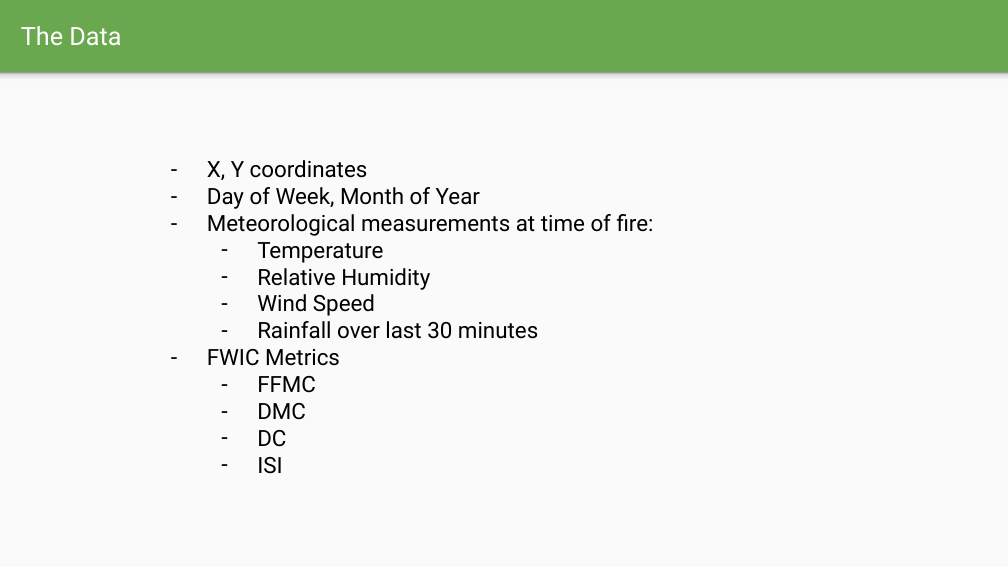
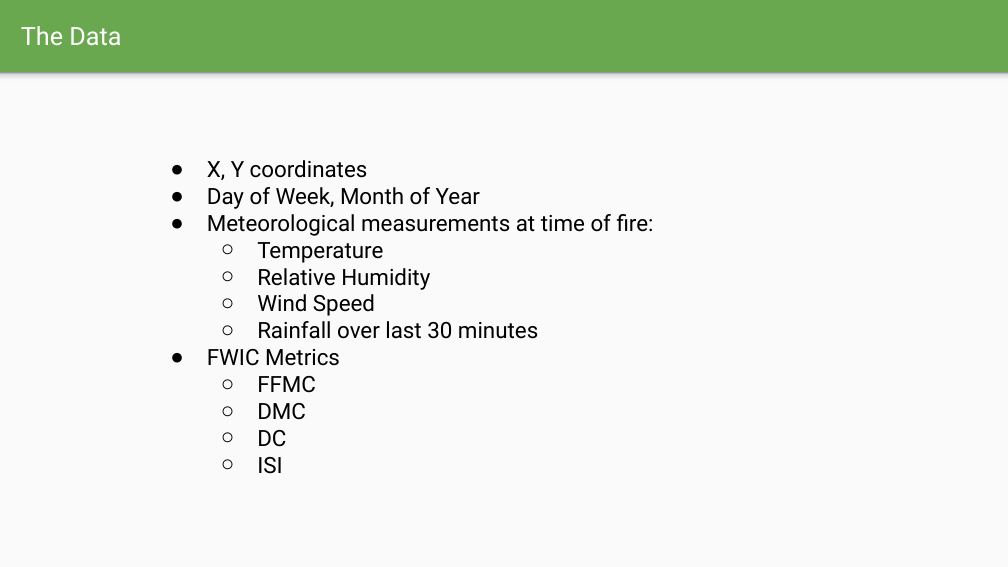
Before and after one commit to davidjwatts/portuguese_fires, a slide deck: slide 4 of Presentation.pptx. Drawn at 1008x567 pixels with LibreOffice and Linux fonts; fonts in the diff are those of the drawing. Boxes give left, top, right and bottom in pixels: in the first picture for what was removed or moved away, otherwise in the second. Text is boxed around its words. In the diff, an @@ line names an element or a change of style, - is before the commit and + after.

```diff
--- a/Presentation.pptx
+++ b/Presentation.pptx
@@ text "X, Y coordinates" at <box>207,160,654,447</box>: bullet - to ●; bullet - to ○ @@
```
Also in this commit, not shown: 4 other slides changed, 7 other files.
